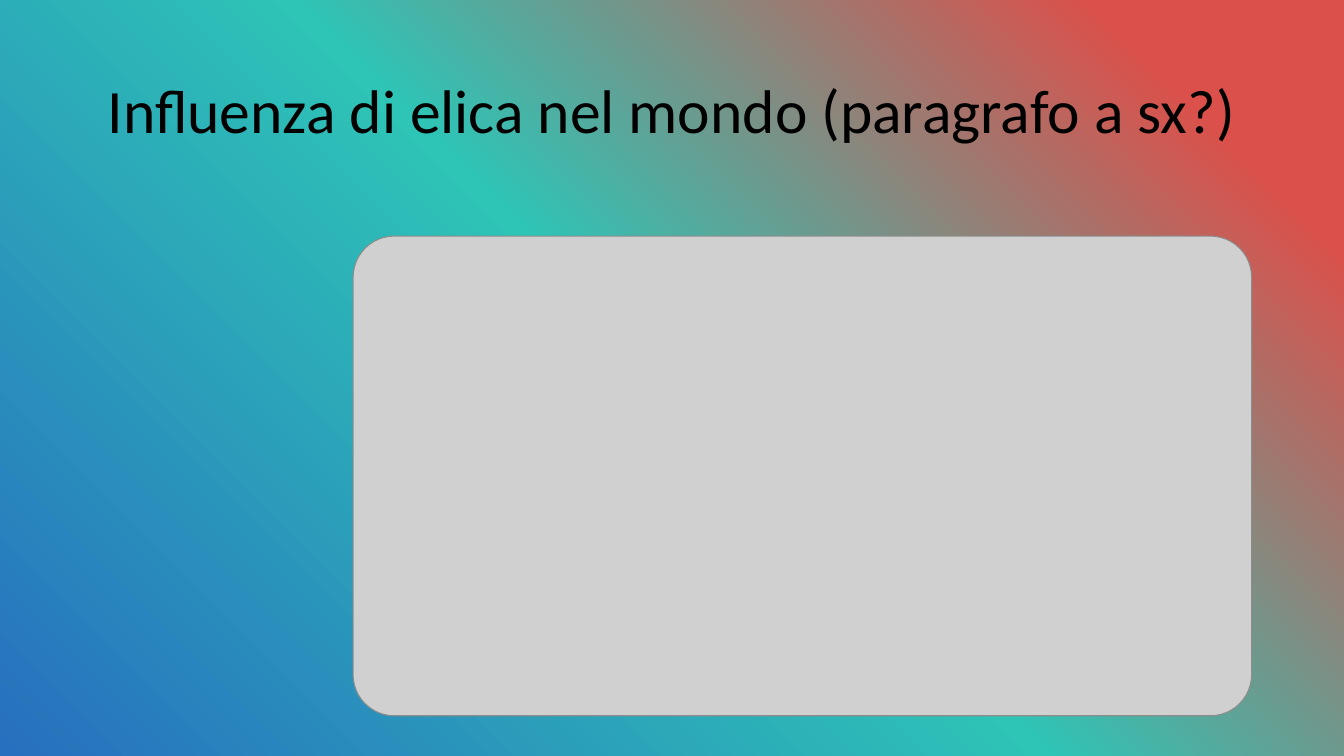
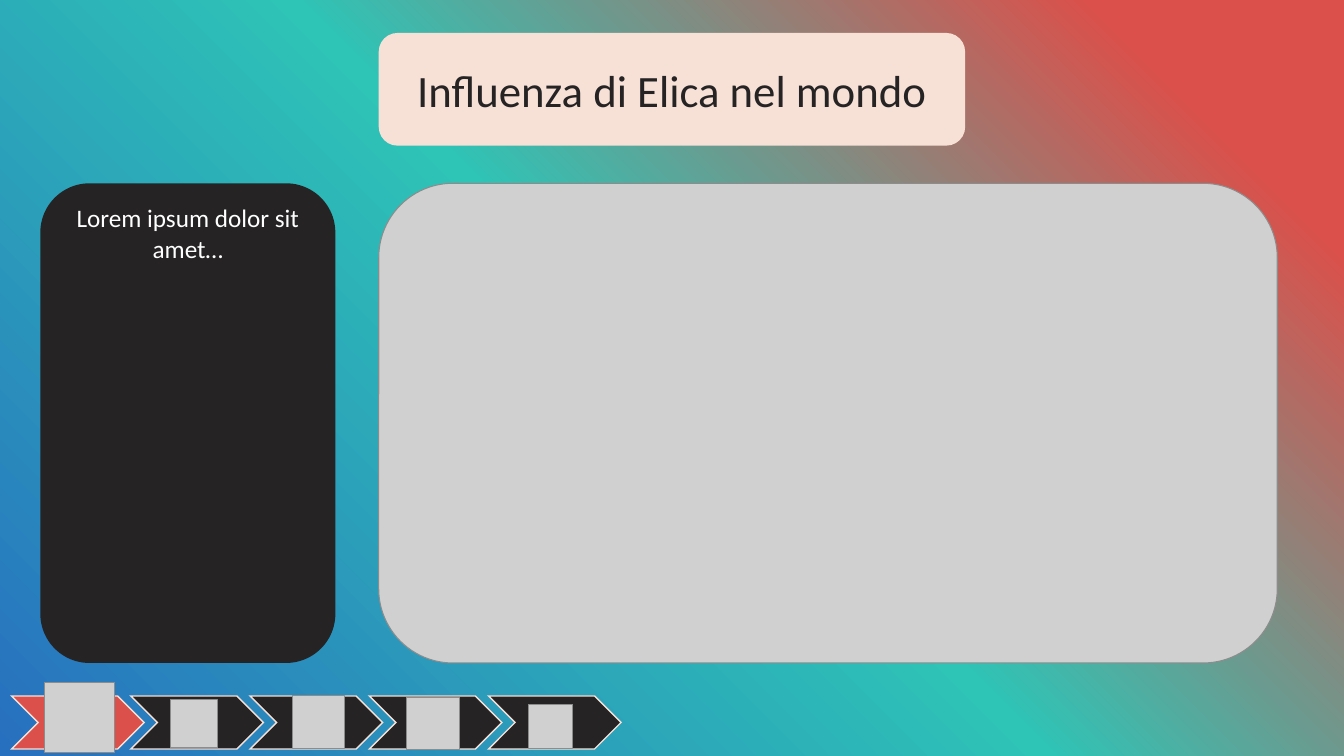
Before and after one commit to OMGitsDrake/PWEOA23-IDueMoschettieri, a slide deck: slide 7 of I Due Moschettieri.pptx. Drawn at 1344x756 pixels with LibreOffice and Linux fonts; fonts in the diff are those of the drawing; grey boxes stand for pictures. Boxes give left, top, right and bottom in pixels: in the first picture for what was removed or moved away, otherwise in the second. Text is boxed around its words. In the diff, an @@ line names an element or a change of style, - is before the commit and + after.

```diff
--- a/I Due Moschettieri.pptx
+++ b/I Due Moschettieri.pptx
@@ rounded rectangle "Influenza di Elica nel mondo": place and size @@
-rounded rectangle "Influenza di Elica nel mondo" at box(108, 82, 1235, 144)
+rounded rectangle "Influenza di Elica nel mondo" at box(379, 33, 966, 146)
@@ rounded rectangle "Influenza di Elica nel mondo" at box(379, 33, 966, 146): fill none to #F7E1D7 @@
@@ text in rounded rectangle at box(417, 76, 926, 108): text changed; size 44 to 32 pt; text colour #000000 to #252323 @@
-Influenza di elica nel mondo (paragrafo a sx?)
+Influenza di Elica nel mondo
@@ rounded rectangle added at box(40, 184, 336, 663), fill #252323, 18 pt, text #FFFFFF @@
+Lorem ipsum dolor sit amet…
@@ picture: place and size @@
-picture at box(353, 236, 1251, 716)
+picture at box(379, 184, 1277, 663)
@@ picture added at box(44, 683, 114, 752) @@
@@ picture added at box(170, 700, 218, 747) @@
@@ picture added at box(292, 696, 345, 748) @@
@@ picture added at box(406, 698, 459, 750) @@
@@ group added at box(12, 696, 621, 749): 5 chevrons @@
@@ picture added at box(528, 705, 573, 749) @@
```
Also in this commit, not shown: 5 other slides changed.
